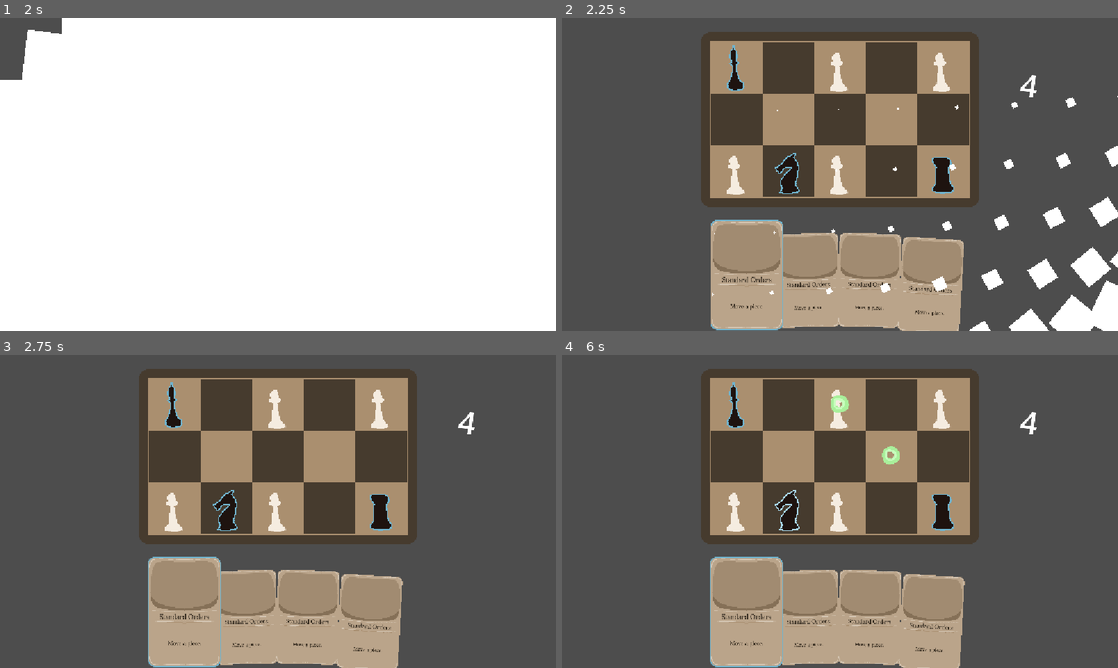
Above: before the commit, frames 1-4 (two rows, left to right).
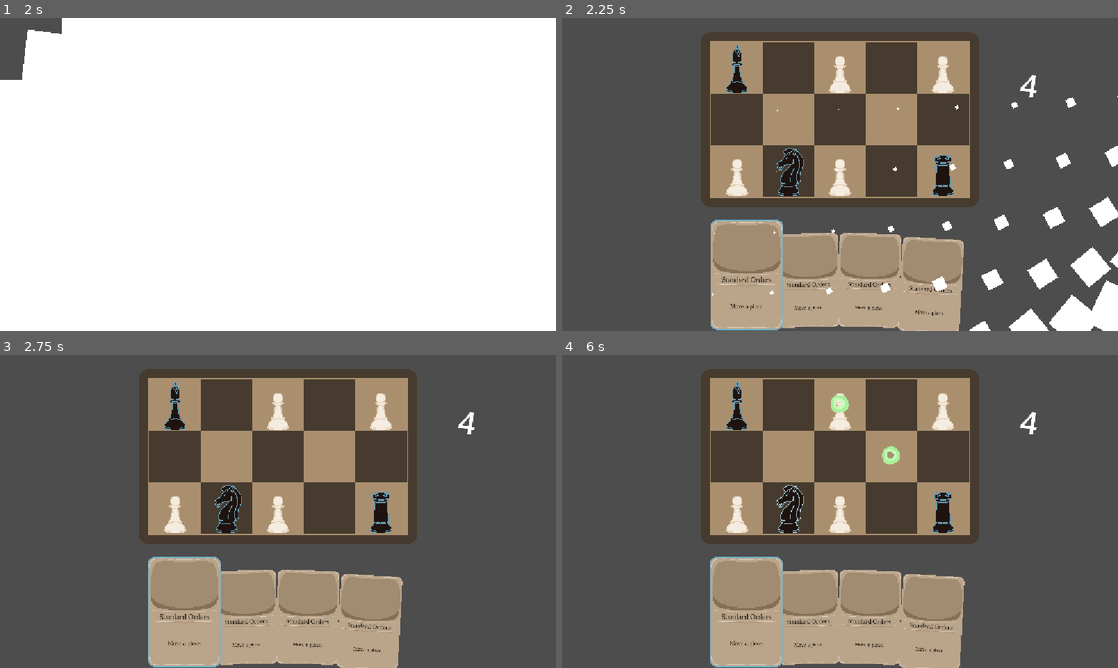
Above: after the commit, the same moments.

Repository: yourname3/gmtk-2026
Game: Godot game, scene res://main_menu/main_menu.tscn
The game is run twice, just before and just after one commit, with the same random seed, the same clock (stepped at 60 frames per second) and the same inputs.
Inputs (mouse positions are in pixels of both pictures, inside the frame that each line leads up to):
- Up to frame 1 (2 s): click "Play" at 0.5 s; click "1" at 1.25 s
- Up to frame 2 (2.25 s): click "Undo" at 2 s
- Up to frame 3 (2.75 s): no input
- Up to frame 4 (6 s): tap Enter at 2.75, 4.25, 5.75 s; move the mouse to (734, 508) at 2.77 s; click (734, 508) at 2.85 s; tap Space at 3.5, 5 s; move the mouse to (840, 508) at 3.52 s; click (840, 508) at 3.6 s; move the mouse to (840, 405) at 4.27 s; click (840, 405) at 4.35 s; move the mouse to (945, 405) at 5.02 s; click (945, 405) at 5.1 s; move the mouse to (789, 508) at 5.77 s; click (789, 508) at 5.85 s

Frame 1 is identical in both runs. In frame 2, 1.5% of the frame differs, in the area x 29-71%, y 8-57%; in frame 3, 1.5%; in frame 4, 1.4%.

Commit message:
new piece graphics?

Diff:
--- a/piece/piece.gd
+++ b/piece/piece.gd
@@ -4,6 +4,11 @@
 
 const COLOR_WHITE: Color = Color("f5ece0")
 const COLOR_BLACK: Color = Color("1e130f")
+
+var COLOR_WHITE_LINE: Color = Color("ab7f42")
+var COLOR_BLACK_LINE: Color = Color("ae6c5e")
+
+#static var color_adjust: bool = true
 
 static var last_move_start: Vector2i = Vector2i.ZERO
 static var last_move_end: Vector2i = Vector2i.ZERO
@@ -102,11 +107,16 @@
 
 # Called when the node enters the scene tree for the first time.
 func _ready() -> void:
+	#if color_adjust:
+		#color_adjust = false
+	COLOR_BLACK_LINE = COLOR_BLACK_LINE.lerp(COLOR_BLACK, 0.7)
+	COLOR_WHITE_LINE = COLOR_WHITE_LINE.lerp(COLOR_WHITE, 0.7)
+
 	update_appearance()
 
 	if not Engine.is_editor_hint():
 		sprite.set_instance_shader_parameter(&"line_thickness", 0.0)
-		sprite.set_instance_shader_parameter(&"line_colour", Card.HIGHLIGHT_SOFT)
+		sprite.set_instance_shader_parameter(&"line_colour", COLOR_BLACK_LINE if is_black else COLOR_WHITE_LINE)
 
 var _highlight_tween: Tween = null
 var _highlight_state: bool = false
@@ -128,10 +138,14 @@
 	if hl != _highlight_state:
 		_highlight_tween.tween_property(sprite, ^"instance_shader_parameters/line_thickness",
 			0.008 if hl else 0.0, 0.1).set_ease(Tween.EASE_IN_OUT).set_trans(Tween.TRANS_CUBIC)
-	if hard != _highlight_hard or special != _highlight_special:
-		var color: Color = Card.HIGHLIGHT_HARD if hard else Card.HIGHLIGHT_SOFT
-		if special:
-			color = Card.HIGHLIGHT_SPECIAL_HARD if hard else Card.HIGHLIGHT_SPECIAL_SOFT
+	if true: #hard != _highlight_hard or special != _highlight_special:
+		var color: Color = COLOR_BLACK_LINE if is_black else COLOR_WHITE_LINE
+		var color2 = color
+		if hl:
+			color2 = Card.HIGHLIGHT_HARD if hard else Card.HIGHLIGHT_SOFT
+			if special:
+				color2 = Card.HIGHLIGHT_SPECIAL_HARD if hard else Card.HIGHLIGHT_SPECIAL_SOFT
+		color = color2.lerp(color, 0.2)
 		_highlight_tween.parallel().tween_property(sprite, ^"instance_shader_parameters/line_colour",
 			color, 0.1).set_ease(Tween.EASE_IN_OUT).set_trans(Tween.TRANS_CUBIC)
 
--- a/piece/piece.tscn
+++ b/piece/piece.tscn
@@ -2,13 +2,11 @@
 
 [ext_resource type="Script" uid="uid://ha6h0kq47yon" path="res://piece/piece.gd" id="1_6byuq"]
 [ext_resource type="Texture2D" uid="uid://bv041j16pukgw" path="res://chessboard/pieces.png" id="1_l0ktr"]
-[ext_resource type="Shader" uid="uid://ba51veyqlqd54" path="res://piece/piece.gdshader" id="2_2eswf"]
+[ext_resource type="Shader" uid="uid://dloq50xgl0gqr" path="res://piece/piece_v2.gdshader" id="2_4wn1d"]
+[ext_resource type="Texture2D" uid="uid://b8ybcygilqf3g" path="res://chessboard/piece_felt.png" id="4_4wn1d"]
 
 [sub_resource type="ShaderMaterial" id="ShaderMaterial_4wn1d"]
-shader = ExtResource("2_2eswf")
-shader_parameter/border_visibility = 1.0
-shader_parameter/gradient_intensity = 3.0
-shader_parameter/gradient_steps = 2.0000000475
+shader = ExtResource("2_4wn1d")
 
 [sub_resource type="RectangleShape2D" id="RectangleShape2D_6byuq"]
 size = Vector2(240, 240)
@@ -322,7 +320,7 @@
 unique_name_in_owner = true
 self_modulate = Color(0.11764706, 0.07450981, 0.05882353, 1)
 material = SubResource("ShaderMaterial_4wn1d")
-instance_shader_parameters/line_colour = Color(0.92, 0.7225067, 0.66240007, 1)
+instance_shader_parameters/line_colour = Color(0.67125565, 0.4961869, 0.2601706, 1)
 instance_shader_parameters/line_thickness = 0.00800000038
 position = Vector2(128, 256)
 texture = ExtResource("1_l0ktr")
@@ -330,6 +328,12 @@
 region_enabled = true
 region_rect = Rect2(1280, 0, 256, 256)
 
+[node name="Sprite2D" type="Sprite2D" parent="Sprite" unique_id=862909206]
+visible = false
+show_behind_parent = true
+position = Vector2(0, -128)
+texture = ExtResource("4_4wn1d")
+
 [node name="CollisionShape2D" type="CollisionShape2D" parent="." unique_id=377802507]
 visible = false
 position = Vector2(128, 128)
--- /dev/null
+++ b/piece/piece_v2.gdshader
@@ -0,0 +1,21 @@
+shader_type canvas_item;
+
+instance uniform vec4 line_colour : source_color = vec4(1.0); // default = white
+instance uniform float line_thickness : hint_range(0, 0.1) = 0.04;
+
+void vertex() {
+	// Called for every vertex the material is visible on.
+}
+
+void fragment() {
+	// Called for every pixel the material is visible on.
+	vec4 test = texture(TEXTURE, UV);
+	if(test.a > 0.0 && test.rgba != vec4(1.0)) {
+		COLOR = line_colour;
+	}
+}
+
+//void light() {
+//	// Called for every pixel for every light affecting the CanvasItem.
+//	// Uncomment to replace the default light processing function with this one.
+//}
Binary file added: chessboard/piece_felt.png
Not shown, added: chessboard/piece_felt.png.import
Binary file changed: chessboard/pieces.png
Not shown, added: piece/piece_v2.gdshader.uid
Not shown, added: chessboard/piece_felt.kra
Not shown, changed: chessboard/pieces.kra
Not shown, changed: chessboard/pieces.kra~
Not shown, added: chessboard/pieces.png~
Not shown, added: chessboard/pieces2.kra
Not shown, added: chessboard/pieces2.kra~
